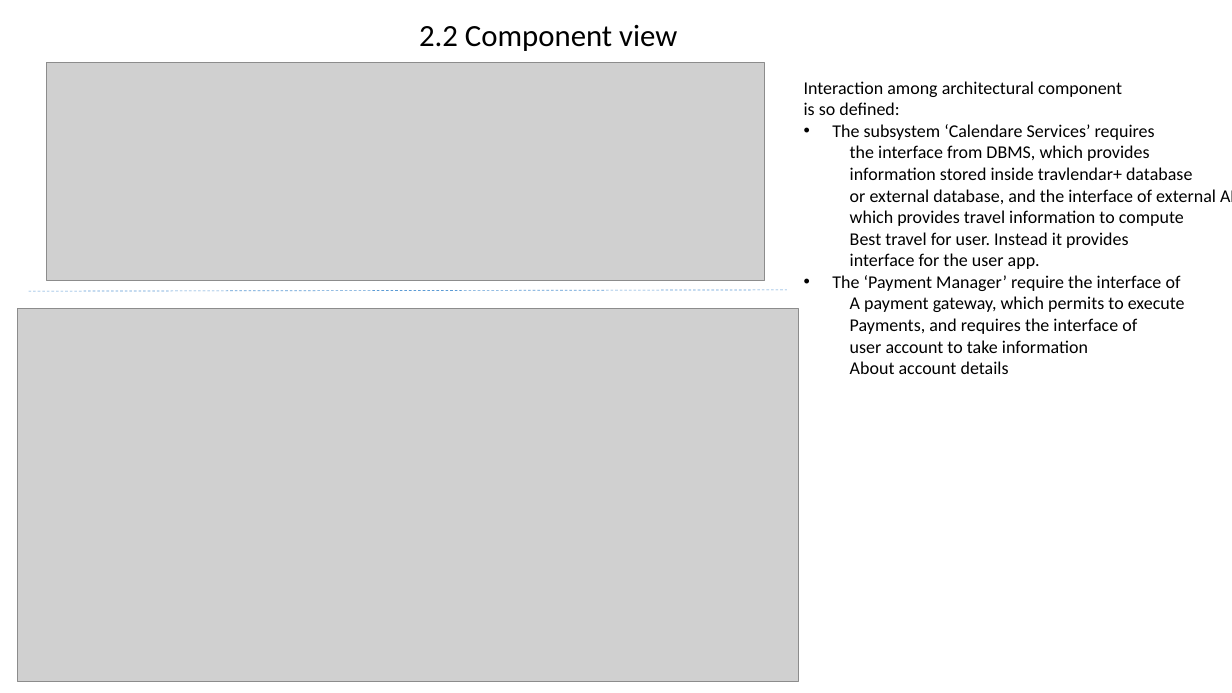
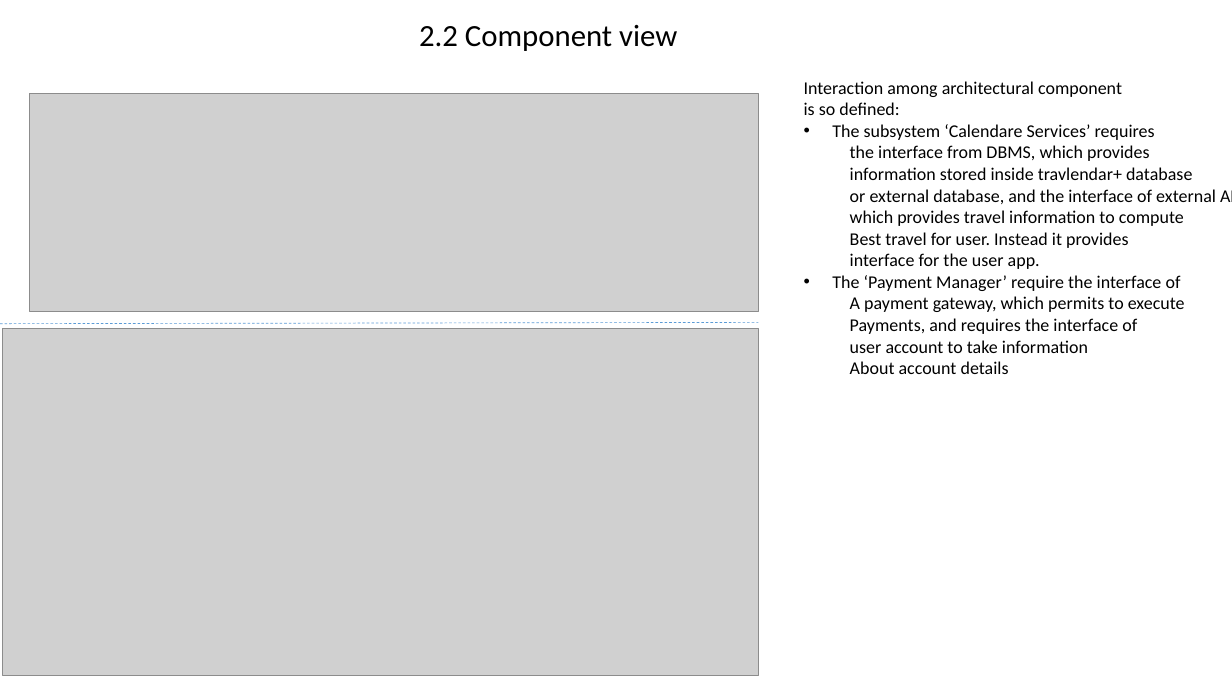
Before and after one commit to AndreaMazzeo289/RASD_DD_Travlendar, a slide deck: slide 2 of Design Documents/Architecture.pptx. Drawn at 1232x693 pixels with LibreOffice and Linux fonts; fonts in the diff are those of the drawing; grey boxes stand for pictures. Boxes give left, top, right and bottom in pixels: in the first picture for what was removed or moved away, otherwise in the second. Text is boxed around its words. In the diff, an @@ line names an element or a change of style, - is before the commit and + after.

```diff
--- a/Design Documents/Architecture.pptx
+++ b/Design Documents/Architecture.pptx
@@ picture: place and size @@
-picture at (47,63,765,280)
+picture at (30,93,759,311)
@@ line moved from (29, 291) - (787, 290) to (0, 323) - (759, 323) @@
@@ picture: place and size @@
-picture at (18,309,799,682)
+picture at (3,329,759,676)
```
Also in this commit, not shown: 6 other files.
